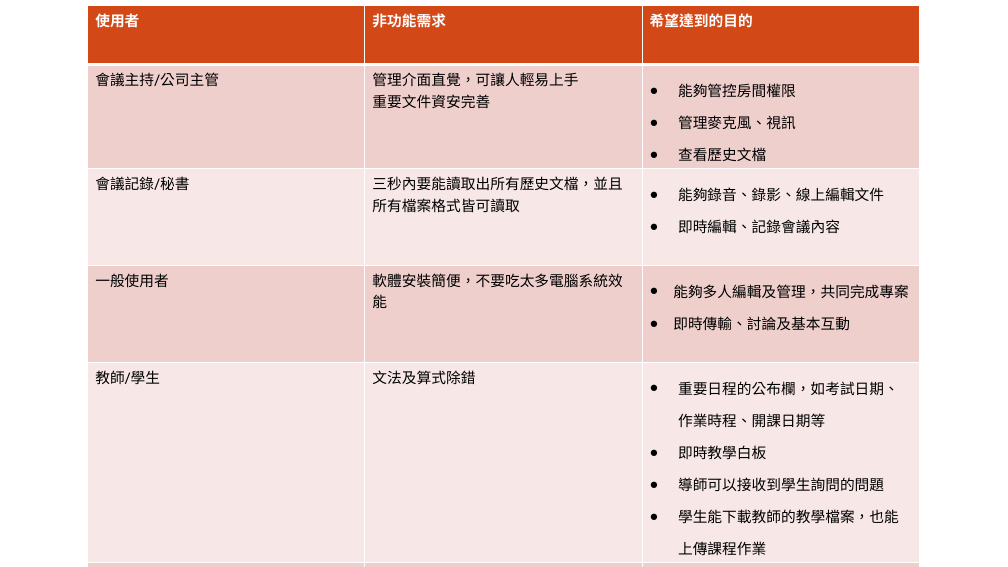
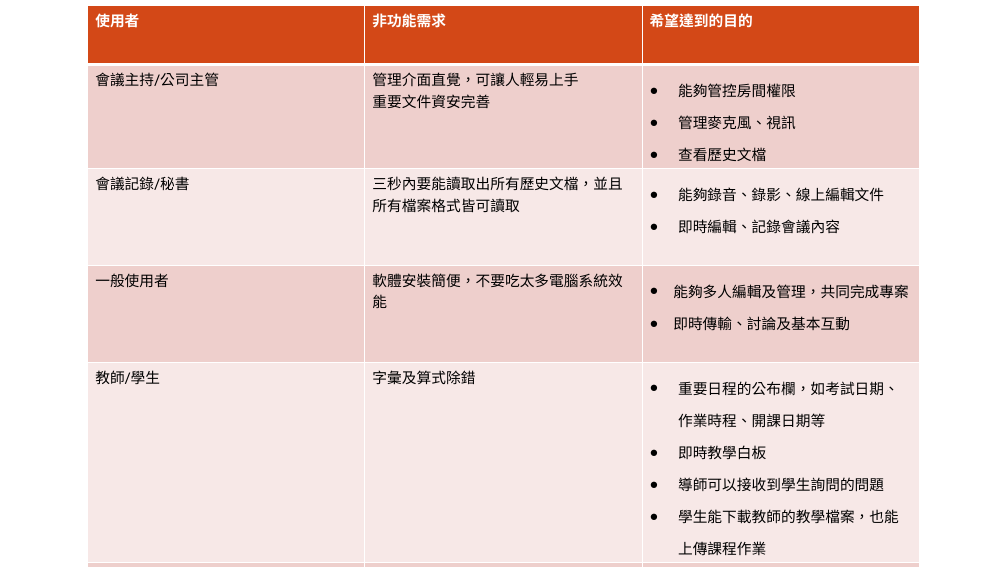
Before and after one commit to JianDa0127/project, a slide deck: slide 6 of 線上會議APP改2.pptx. Drawn at 1008x567 pixels with LibreOffice and Linux fonts; fonts in the diff are those of the drawing; background and template pictures are left out. Boxes give left, top, right and bottom in pixels: in the first picture for what was removed or moved away, otherwise in the second. Text is boxed around its words. In the diff, an @@ line names an element or a change of style, - is before the commit and + after.

```diff
--- a/線上會議APP改2.pptx
+++ b/線上會議APP改2.pptx
@@ table at (88,6,920,565) @@
-row 5, column 2: 文法及算式除錯
+row 5, column 2: 字彙及算式除錯
```
Also in this commit, not shown: 1 other slide changed, 1 slide added.
